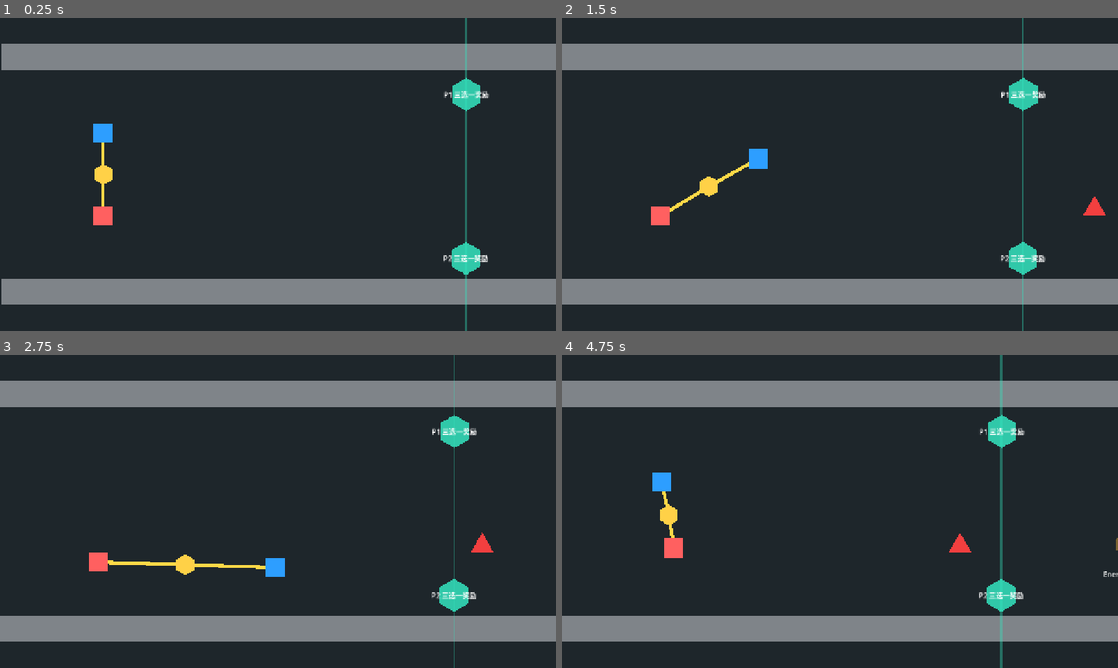
Above: before the commit, frames 1-4 (two rows, left to right).
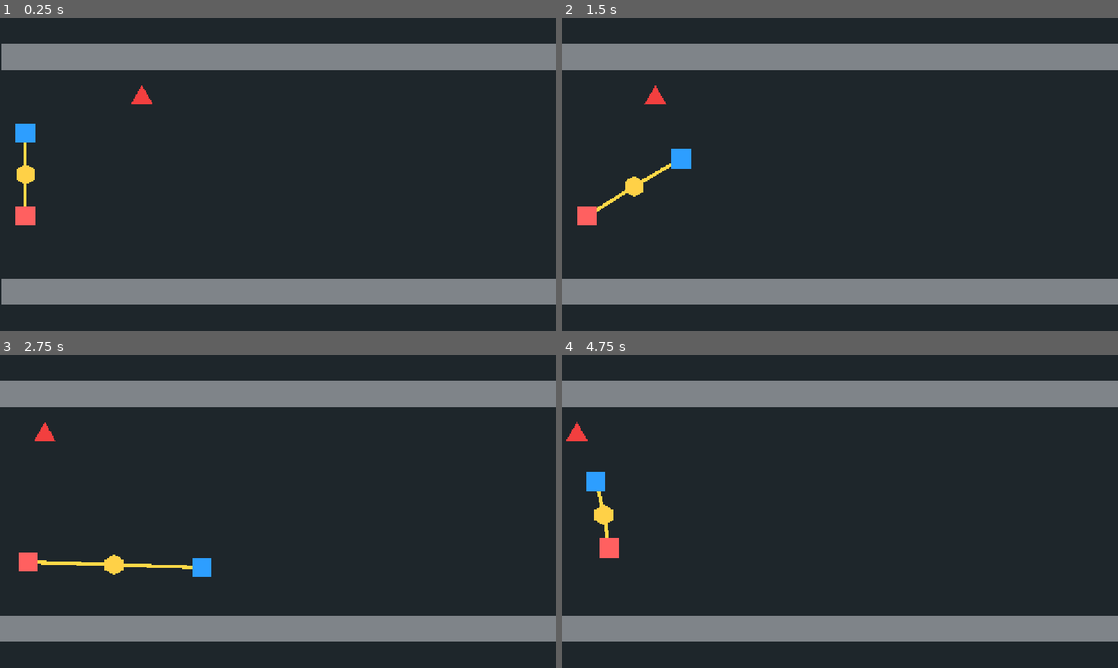
Above: after the commit, the same moments.

Repository: Jiufoduck/2026CGJ
Game: Godot game, scene res://scenes/main/MainScene.tscn
Same seed, same stepped clock (60 frames per second), same inputs: the game is played once before the commit and once after it.
Inputs:
- Up to frame 1 (0.25 s): no input
- Up to frame 2 (1.5 s): tap Enter at 0.5 s; hold D (p1_move_right) 0.53-1.28 s; tap E (p1_pass_card) at 0.6 s; hold S (p1_move_down) from 1.28 s (still down); tap Q (p1_play_card) at 1.35 s
- Up to frame 3 (2.75 s): release S (p1_move_down) at 2.03 s; hold D (p1_move_right) from 2.03 s (still down); tap Down (p2_move_down) at 2.1 s
- Up to frame 4 (4.75 s): release D (p1_move_right) at 2.78 s; hold W (p1_move_up) 2.78-3.53 s; tap Left (p2_move_left) at 2.85 s; hold A (p1_move_left) from 3.53 s (still down); tap Right (p2_move_right) at 3.6 s; tap Up (p2_move_up) at 4.35 s

The runs differ from the first frame. In frame 1, 2.7% of the frame differs, in the area x 2-88%, y 0-100%; in frame 2, 2.8%; in frame 3, 2.7%; in frame 4, 2.9%, in the area x 0-100%, y 0-100%.

Commit message:
Update MainScene.tscn

Diff:
--- a/scenes/main/MainScene.tscn
+++ b/scenes/main/MainScene.tscn
@@ -7,7 +7,6 @@
 [ext_resource type="PackedScene" path="res://scenes/pickups/TaskPoint.tscn" id="5_task_scene"]
 [ext_resource type="PackedScene" path="res://scenes/obstacles/RectangleObstacle.tscn" id="6_obstacle_scene"]
 [ext_resource type="PackedScene" path="res://scenes/enemies/EnemyType1.tscn" id="7_enemy_one_scene"]
-[ext_resource type="PackedScene" path="res://scenes/enemies/EnemyType2.tscn" id="8_enemy_two_scene"]
 [ext_resource type="PackedScene" path="res://scenes/enemies/EnemyType3.tscn" id="9_enemy_three_scene"]
 [ext_resource type="PackedScene" path="res://scenes/enemies/EnemySpawnPoint.tscn" id="10_enemy_spawn_scene"]
 
@@ -80,17 +79,8 @@
 
 [node name="PhaseMarkers" type="Node2D" parent="Level" unique_id=154099570]
 
-[node name="TaskCoordinateA" type="Line2D" parent="Level/PhaseMarkers" unique_id=1175331730]
-points = PackedVector2Array(1075, -450, 1075, 450)
-width = 3.0
-default_color = Color(0.2, 0.9, 0.75, 0.38)
-
-[node name="TaskCoordinateB" type="Line2D" parent="Level/PhaseMarkers" unique_id=838801257]
-points = PackedVector2Array(2150, -450, 2150, 450)
-width = 3.0
-default_color = Color(0.2, 0.9, 0.75, 0.38)
-
 [node name="TaskCoordinateC" type="Line2D" parent="Level/PhaseMarkers" unique_id=446442549]
+position = Vector2(802, 0)
 points = PackedVector2Array(3225, -450, 3225, 450)
 width = 3.0
 default_color = Color(0.2, 0.9, 0.75, 0.38)
@@ -133,81 +123,41 @@
 [node name="Actors" type="Node2D" parent="." unique_id=2042502936]
 
 [node name="PlayerOne" parent="Actors" unique_id=2026057950 instance=ExtResource("2_player_scene")]
-position = Vector2(240, -96)
+position = Vector2(61, -96)
 player_color = Color(0.18, 0.62, 1, 1)
 
 [node name="PlayerTwo" parent="Actors" unique_id=671970584 instance=ExtResource("2_player_scene")]
-position = Vector2(240, 96)
+position = Vector2(61, 96)
 player_id = 2
 player_color = Color(1, 0.38, 0.38, 1)
 
 [node name="BodyCore" parent="Actors" unique_id=188310188 instance=ExtResource("3_body_scene")]
-position = Vector2(240, 0)
+position = Vector2(61, 0)
 
 [node name="TaskPoints" type="Node2D" parent="." unique_id=1089374011]
 
-[node name="TaskCoordinateA_Top" parent="TaskPoints" unique_id=1423366708 instance=ExtResource("5_task_scene")]
-position = Vector2(1076, -184)
-
-[node name="TaskCoordinateA_Bottom" parent="TaskPoints" unique_id=746792171 instance=ExtResource("5_task_scene")]
-position = Vector2(1075, 193)
-assigned_player_id = 2
-
-[node name="TaskCoordinateB_Top" parent="TaskPoints" unique_id=1875426733 instance=ExtResource("5_task_scene")]
-position = Vector2(2151, -184)
-
-[node name="TaskCoordinateB_Bottom" parent="TaskPoints" unique_id=1462128224 instance=ExtResource("5_task_scene")]
-position = Vector2(2150, 193)
-assigned_player_id = 2
-
 [node name="TaskCoordinateC_Top" parent="TaskPoints" unique_id=214977104 instance=ExtResource("5_task_scene")]
-position = Vector2(3226, -184)
+position = Vector2(4028, -184)
 
 [node name="TaskCoordinateC_Bottom" parent="TaskPoints" unique_id=2144504814 instance=ExtResource("5_task_scene")]
-position = Vector2(3225, 193)
+position = Vector2(4027, 193)
 assigned_player_id = 2
 
 [node name="Obstacles" type="Node2D" parent="." unique_id=1091223125]
 
-[node name="RectangleObstacleA" parent="Obstacles" unique_id=1202575147 instance=ExtResource("6_obstacle_scene")]
-position = Vector2(1540, -180)
-scale = Vector2(1.55, 1)
-
 [node name="RectangleObstacleB" parent="Obstacles" unique_id=1233025245 instance=ExtResource("6_obstacle_scene")]
-position = Vector2(2760, 160)
+position = Vector2(3866, -135)
 scale = Vector2(1.15, 1.35)
 
 [node name="EnemySpawns" type="Node2D" parent="." unique_id=356443544]
-
-[node name="PracticeSpawn_EnemyType1" parent="EnemySpawns" unique_id=715051123 instance=ExtResource("10_enemy_spawn_scene")]
-position = Vector2(1360, 76)
-enemy_scene = ExtResource("7_enemy_one_scene")
-spawn_label = "试手"
-
-[node name="MiddleSpawn_EnemyType1" parent="EnemySpawns" unique_id=2114176790 instance=ExtResource("10_enemy_spawn_scene")]
-position = Vector2(2380, 118)
-enemy_scene = ExtResource("7_enemy_one_scene")
-spawn_label = "中间"
-
-[node name="MiddleSpawn_EnemyType2" parent="EnemySpawns" unique_id=106686415 instance=ExtResource("10_enemy_spawn_scene")]
-position = Vector2(2640, -148)
-enemy_scene = ExtResource("8_enemy_two_scene")
-spawn_label = "中间"
-
-[node name="ClimaxSpawn_EnemyType1" parent="EnemySpawns" unique_id=762384162 instance=ExtResource("10_enemy_spawn_scene")]
-position = Vector2(3400, 170)
-enemy_scene = ExtResource("7_enemy_one_scene")
-spawn_label = "高潮"
-
-[node name="ClimaxSpawn_EnemyType2" parent="EnemySpawns" unique_id=1255986521 instance=ExtResource("10_enemy_spawn_scene")]
-position = Vector2(3620, -170)
-enemy_scene = ExtResource("8_enemy_two_scene")
-spawn_label = "高潮"
 
 [node name="ClimaxSpawn_EnemyType3" parent="EnemySpawns" unique_id=289754080 instance=ExtResource("10_enemy_spawn_scene")]
 position = Vector2(3860, 34)
 enemy_scene = ExtResource("9_enemy_three_scene")
 spawn_label = "高潮"
+
+[node name="EnemyType1" parent="EnemySpawns/ClimaxSpawn_EnemyType3" unique_id=864261390 instance=ExtResource("7_enemy_one_scene")]
+position = Vector2(-3511, -212)
 
 [node name="Camera2D" type="Camera2D" parent="." unique_id=1843929157]
 position = Vector2(640, 0)
